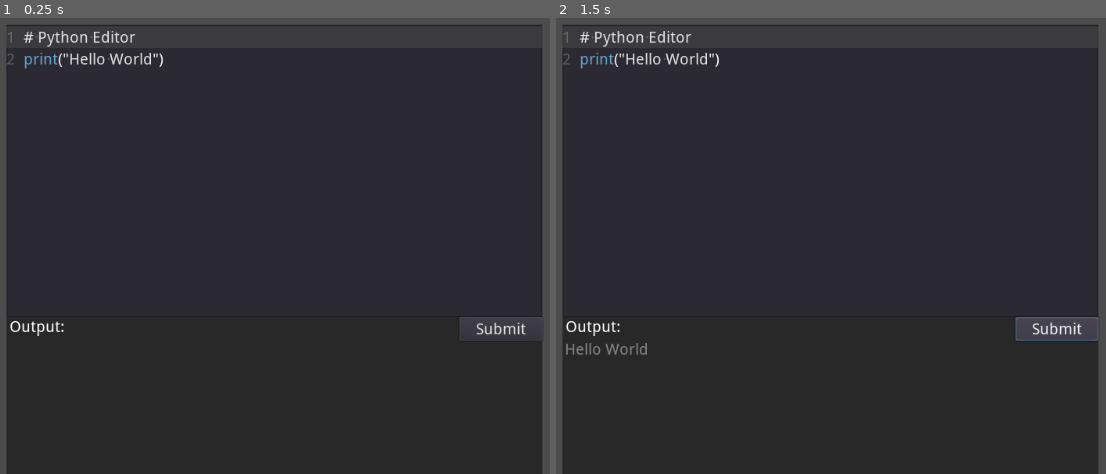
Above: before the commit, frames 1-2 (left to right).
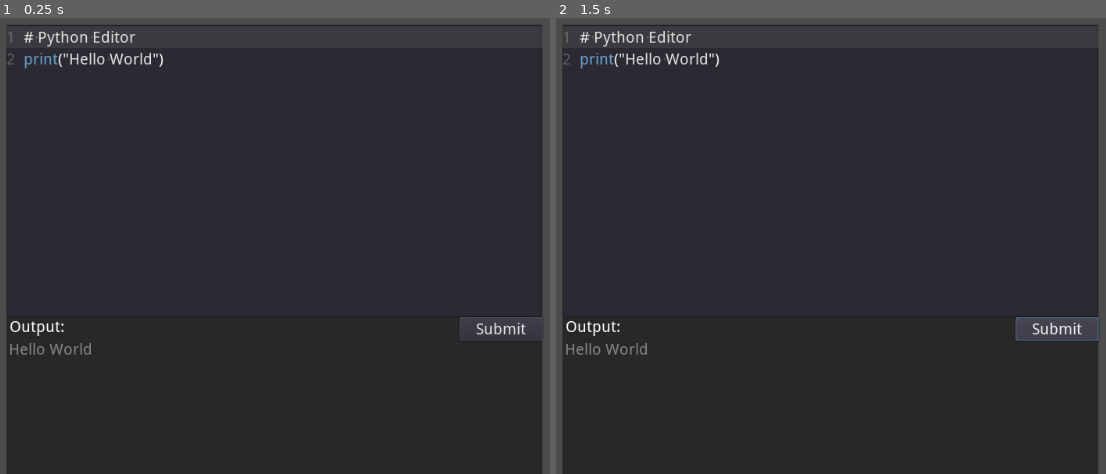
Above: after the commit, the same moments.

Repository: CSCE-482-Thomas-2023Spring/Freakin_Fram_II
Game: Godot game, scene res://Puzzle/puzzleTerminal.tscn
Two runs of this game, one before a commit and one after it. Both use one fixed random seed, a clock stepped at 60 frames per second and the inputs below. This scene is started directly instead of the project's main scene.
Inputs:
- Up to frame 1 (0.25 s): no input
- Up to frame 2 (1.5 s): click "Submit" at 0.5 s; click "Submit" at 1.25 s

The runs differ from the first frame. In frame 1, 0.2% of the frame differs, in the area x 1-17%, y 71-74%; in frame 2, nothing differs.

Commit message:
small change

Diff:
--- a/Fram Game/Puzzle/TestCases/test.json
+++ b/Fram Game/Puzzle/TestCases/test.json
@@ -1,8 +1,11 @@
 {
+    "data": {
+        "functionName": "test"
+    },
     "cases" : [
         {
-            "input": "asdf",
-            "output": ""
+            "input": ["ad", 2, 1.1],
+            "output": "do"
         }
     ]
 }
--- a/Fram Game/Puzzle/puzzleTerminal.gd
+++ b/Fram Game/Puzzle/puzzleTerminal.gd
@@ -14,12 +14,14 @@
 	file.open("res://Puzzle/TestCases/test.json", file.READ)
 	var jsonText = file.get_as_text()
 	var testCases = JSON.parse(jsonText).result
-	var cases = testCases["cases"]
+	var cases = testCases["cases"][0]
+	print(cases)
 
 
 # Called when the node enters the scene tree for the first time.
 func _ready():
 	checkWork() # Replace with function body.
+	$Editor/VBoxContainer/Input._on_Button_pressed()
 	#TODO: somehow call _on_Button_pressed() with the parameters of input, and get the output
 
 # Called every frame. 'delta' is the elapsed time since the previous frame.
